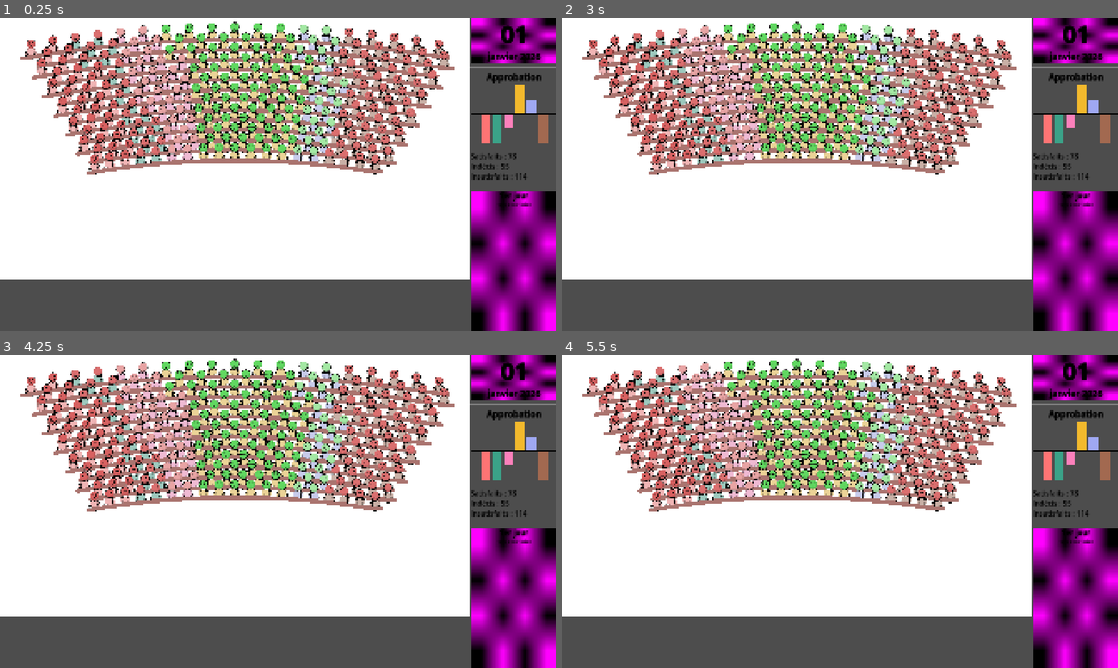
Above: before the commit, frames 1-4 (two rows, left to right).
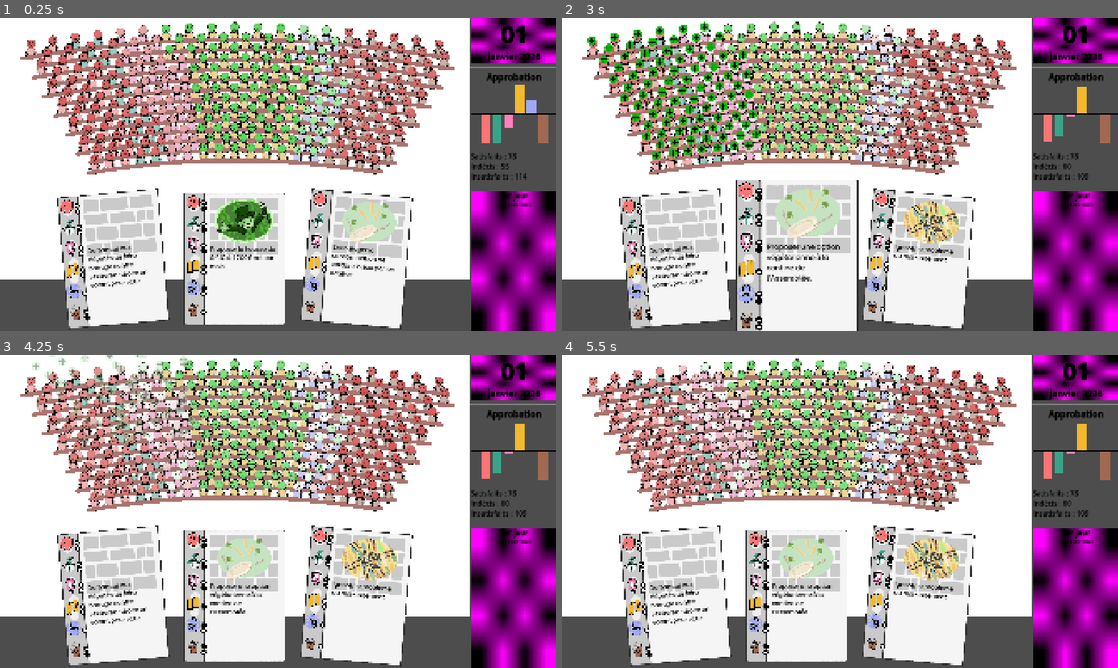
Above: after the commit, the same moments.

Repository: remimorvan/assemblee-nationale-simulator
Game: Godot game, scene res://scenes/game.tscn
Same seed, same stepped clock (60 frames per second), same inputs: the game is played once before the commit and once after it.
Inputs (mouse positions are in pixels of both pictures, inside the frame that each line leads up to):
- Up to frame 1 (0.25 s): no input
- Up to frame 2 (3 s): tap Enter at 0.5, 2 s; move the mouse to (1073, 115) at 0.52 s; click (1073, 115) at 0.67 s; tap Space at 1.25, 2.75 s; move the mouse to (728, 190) at 1.27 s; click (728, 190) at 1.42 s; move the mouse to (895, 105) at 2.02 s; click (895, 105) at 2.17 s; move the mouse to (812, 237) at 2.77 s; click (812, 237) at 2.92 s
- Up to frame 3 (4.25 s): move the mouse to (444, 558) at 3.52 s; click (444, 558) at 3.67 s
- Up to frame 4 (5.5 s): move the mouse to (673, 464) at 4.27 s; click (673, 464) at 4.42 s; move the mouse to (867, 511) at 5.02 s; click (867, 511) at 5.17 s

The runs differ from the first frame. In frame 1, 17% of the frame differs, in the area x 10-75%, y 54-100%; in frame 2, 29%, in the area x 4-97%, y 1-100%; in frame 3, 24%; in frame 4, 23%.
Error before the commit: Cannot call method 'instantiate' on a null value. (res://scripts/deck.gd:22)

Commit message:
particles !!!!!!!!!!!!!!!!!!!!!!!!!!!!!!!!!!!!!!!!!!!!!

Diff:
--- a/scenes/card.tscn
+++ b/scenes/card.tscn
@@ -41,7 +41,7 @@
 size = Vector2(498, 648)
 
 [sub_resource type="LabelSettings" id="LabelSettings_6u4wf"]
-font = ExtResource("18_3ydx5")
+font = ExtResource("16_54seb")
 font_size = 32
 font_color = Color(0, 0, 0, 1)
 
--- a/scenes/mp.tscn
+++ b/scenes/mp.tscn
@@ -1,16 +1,17 @@
-[gd_scene load_steps=16 format=3 uid="uid://cuemgi5ynsxra"]
+[gd_scene load_steps=18 format=3 uid="uid://cuemgi5ynsxra"]
 
 [ext_resource type="Script" uid="uid://bmafpymoftg2i" path="res://scripts/mp.gd" id="1_ct13o"]
-[ext_resource type="Texture2D" uid="uid://dxexwku2uudid" path="res://assets/MP/MP_body_back.png" id="2_j8m2g"]
-[ext_resource type="Texture2D" uid="uid://d200mm6wj6a2g" path="res://assets/MP/MP_head.png" id="3_fvh1l"]
-[ext_resource type="Texture2D" uid="uid://b76kajw6n283x" path="res://assets/MP/MP_body_line.png" id="3_pu06k"]
-[ext_resource type="Texture2D" uid="uid://bsd2ep8d27gs4" path="res://assets/MP/MP_face_2.png" id="4_5chnr"]
-[ext_resource type="Texture2D" uid="uid://i3h41donjvdr" path="res://assets/MP/MP_arm_2_back.png" id="4_fvuhw"]
-[ext_resource type="Texture2D" uid="uid://tuinqhstkx1r" path="res://assets/MP/MP_arm_2_line.png" id="5_b5mkm"]
-[ext_resource type="Texture2D" uid="uid://bwhr3ycsbf35c" path="res://assets/MP/MP_face_1.png" id="5_qn7e5"]
-[ext_resource type="Texture2D" uid="uid://cs10gh3k4ls22" path="res://assets/MP/MP_face_0.png" id="6_adhds"]
-[ext_resource type="Texture2D" uid="uid://di1rtl2isbcn0" path="res://assets/MP/MP_arm_1_back.png" id="6_bcrho"]
-[ext_resource type="Texture2D" uid="uid://bhtwuxaegdgdm" path="res://assets/MP/MP_arm_1_line.png" id="7_cuwxu"]
+[ext_resource type="Texture2D" uid="uid://ct4br5cgtvoam" path="res://assets/MP/MP_body_back.png" id="2_j8m2g"]
+[ext_resource type="Texture2D" uid="uid://bowiloglvbap4" path="res://assets/MP/MP_head.png" id="3_fvh1l"]
+[ext_resource type="Texture2D" uid="uid://bo1pdk307lyph" path="res://assets/MP/MP_body_line.png" id="3_pu06k"]
+[ext_resource type="Texture2D" uid="uid://c4nbshxnubr6y" path="res://assets/MP/MP_face_2.png" id="4_5chnr"]
+[ext_resource type="Texture2D" uid="uid://c1iin7xfe41vs" path="res://assets/MP/MP_arm_2_back.png" id="4_fvuhw"]
+[ext_resource type="Texture2D" uid="uid://jbuv0m05dint" path="res://assets/MP/MP_arm_2_line.png" id="5_b5mkm"]
+[ext_resource type="Texture2D" uid="uid://bhl7rac0prdxh" path="res://assets/MP/MP_face_1.png" id="5_qn7e5"]
+[ext_resource type="Texture2D" uid="uid://5ls1tss1gclc" path="res://assets/MP/MP_face_0.png" id="6_adhds"]
+[ext_resource type="Texture2D" uid="uid://bbjrr2ov6u44s" path="res://assets/MP/MP_arm_1_back.png" id="6_bcrho"]
+[ext_resource type="Texture2D" uid="uid://dn035icju2rkn" path="res://assets/MP/MP_arm_1_line.png" id="7_cuwxu"]
+[ext_resource type="Texture2D" uid="uid://oih31xjlprmi" path="res://assets/MP/particle_plus.png" id="12_pu06k"]
 
 [sub_resource type="Animation" id="Animation_j8m2g"]
 length = 0.001
@@ -135,6 +136,9 @@
 &"unhappy": SubResource("Animation_fvuhw")
 }
 
+[sub_resource type="Gradient" id="Gradient_pu06k"]
+colors = PackedColorArray(0, 0.717647, 0, 1, 1, 1, 1, 0)
+
 [node name="MP" type="Node2D" groups=["MP"]]
 script = ExtResource("1_ct13o")
 
@@ -181,3 +185,20 @@
 libraries = {
 &"": SubResource("AnimationLibrary_b5mkm")
 }
+
+[node name="CPUParticles2D" type="CPUParticles2D" parent="."]
+position = Vector2(-0.519999, -55)
+scale = Vector2(1, 1)
+emitting = false
+amount = 1
+texture = ExtResource("12_pu06k")
+lifetime = 2.0
+one_shot = true
+explosiveness = 0.25
+local_coords = true
+direction = Vector2(0, -1)
+spread = 20.0
+gravity = Vector2(0, 0)
+initial_velocity_min = 237.8
+initial_velocity_max = 237.8
+color_ramp = SubResource("Gradient_pu06k")
--- a/scripts/mp.gd
+++ b/scripts/mp.gd
@@ -45,7 +45,7 @@
 
 func animation_happy():
 	$Sprites/AnimationPlayer.queue("happy")
-
+	$CPUParticles2D.restart()
 
 func animation_unhappy():
 	$Sprites/AnimationPlayer.queue("unhappy")
